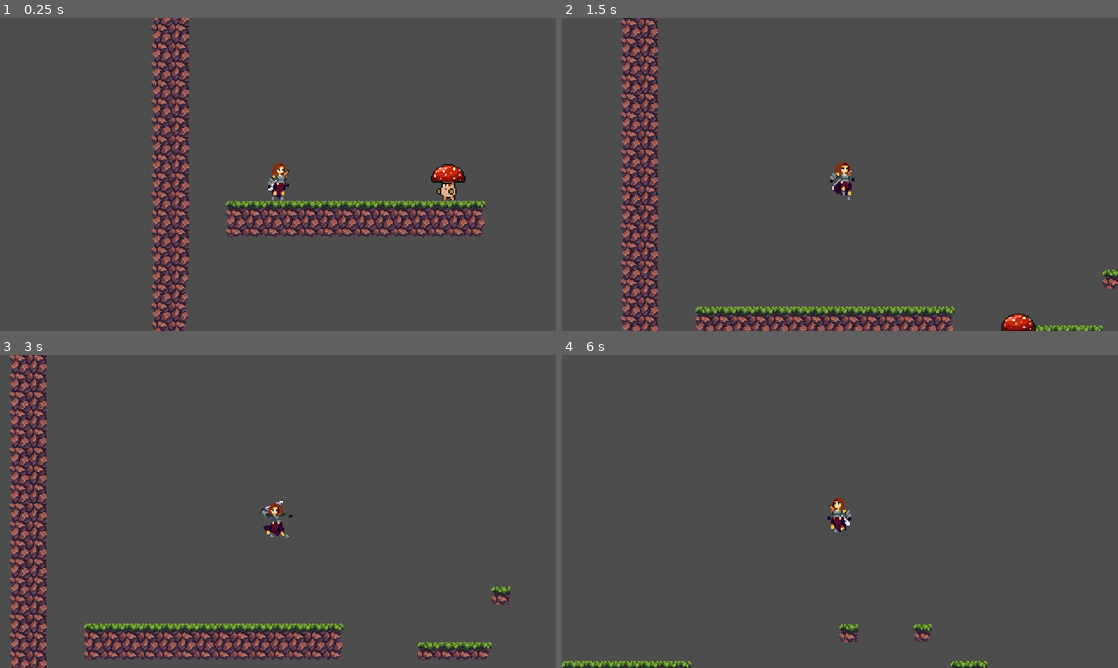
Above: before the commit, frames 1-4 (two rows, left to right).
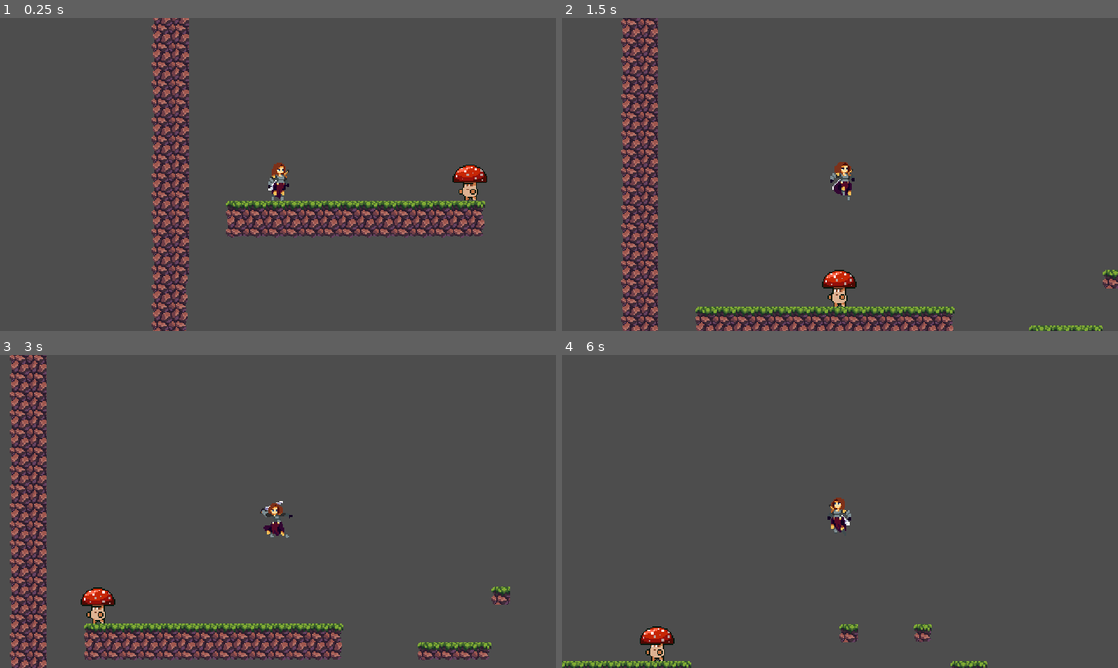
Above: after the commit, the same moments.

Repository: mikalightsmith/PixelLand
Game: Godot game, scene res://scenes/world.tscn
Two runs of this game, one before a commit and one after it. Both use one fixed random seed, a clock stepped at 60 frames per second and the inputs below.
Inputs:
- Up to frame 1 (0.25 s): no input
- Up to frame 2 (1.5 s): hold Right (move_right) from 0.53 s (still down); tap Space (attack) at 0.6 s; tap Up (jump) at 0.77, 1.07 s; tap Down (crouch) at 0.8, 1.35 s
- Up to frame 3 (3 s): tap Up (jump) at 1.52, 1.55, 1.82, 2.1 s; release Right (move_right) at 2.03 s; hold Left (move_left) 2.03-2.78 s; tap Space (attack) at 2.3, 2.85 s; hold Right (move_right) from 2.78 s (still down)
- Up to frame 4 (6 s): tap Up (jump) at 3.02, 3.32, 3.77, 3.8, 4.07, 4.52, 4.82, 5.85 s; tap Down (crouch) at 3.05, 3.6, 5.1 s; tap Enter at 4.25 s; release Right (move_right) at 4.28 s; hold Left (move_left) 4.28-5.03 s; tap Space (attack) at 4.35 s; hold Right (move_right) 5.03-5.78 s; hold Left (move_left) from 5.78 s (still down)

The runs differ from the first frame. In frame 1, 0.8% of the frame differs, in the area x 77-88%, y 46-59%; in frame 2, 0.7%; in frame 3, 0.4%; in frame 4, 0.4%.

Commit message:
mushroom now stays on platforms

Diff:
--- a/scenes/mushroom.tscn
+++ b/scenes/mushroom.tscn
@@ -2,7 +2,9 @@
 
 [ext_resource type="Script" path="res://scripts/mushroom.gd" id="1_hki7r"]
 [ext_resource type="Texture2D" uid="uid://b586jykoyckhl" path="res://assets/mushroom/Mushroom-Idle.png" id="2_hf3im"]
-[ext_resource type="Shape2D" uid="uid://ca78jjl26wxg1" path="res://resources/warrior_standing_cshape.tres" id="3_4uwyb"]
+
+[sub_resource type="RectangleShape2D" id="RectangleShape2D_jivaa"]
+size = Vector2(21, 31)
 
 [sub_resource type="Animation" id="Animation_y0iaq"]
 length = 0.001
@@ -118,21 +120,38 @@
 script = ExtResource("1_hki7r")
 
 [node name="Sprite2D" type="Sprite2D" parent="."]
+z_index = -1
 position = Vector2(0, -32)
 texture = ExtResource("2_hf3im")
 hframes = 7
 
 [node name="CollisionShape2D" type="CollisionShape2D" parent="."]
-position = Vector2(0, -15.25)
-shape = ExtResource("3_4uwyb")
+position = Vector2(-0.5, -15.5)
+shape = SubResource("RectangleShape2D_jivaa")
 
-[node name="crouch_raycast_1" type="RayCast2D" parent="."]
-position = Vector2(-7, -7)
-target_position = Vector2(0, -24)
+[node name="down_raycast_1" type="RayCast2D" parent="."]
+position = Vector2(-11, -15)
+target_position = Vector2(0, 16)
 
-[node name="crouch_raycast_2" type="RayCast2D" parent="."]
-position = Vector2(7, -8)
-target_position = Vector2(0, -23)
+[node name="down_raycast_2" type="RayCast2D" parent="."]
+position = Vector2(10, -15)
+target_position = Vector2(0, 16)
+
+[node name="right_raycast_1" type="RayCast2D" parent="."]
+position = Vector2(0, -31)
+target_position = Vector2(14, 0)
+
+[node name="right_raycast_2" type="RayCast2D" parent="."]
+position = Vector2(0, -2)
+target_position = Vector2(14, 0)
+
+[node name="left_raycast_1" type="RayCast2D" parent="."]
+position = Vector2(0, -31)
+target_position = Vector2(-15, 0)
+
+[node name="left_raycast_2" type="RayCast2D" parent="."]
+position = Vector2(0, -2)
+target_position = Vector2(-15, 0)
 
 [node name="AttackTimer" type="Timer" parent="."]
 wait_time = 0.4
--- a/scripts/mushroom.gd
+++ b/scripts/mushroom.gd
@@ -7,18 +7,18 @@
 @onready var ap = $AnimationPlayer
 @onready var sprite = $Sprite2D
 @onready var cshape = $CollisionShape2D
-@onready var crouch_raycast_1 = $crouch_raycast_1
-@onready var crouch_raycast_2 = $crouch_raycast_2
+@onready var down_raycast_1 = $down_raycast_1
+@onready var down_raycast_2 = $down_raycast_2
+@onready var right_raycast_1 = $right_raycast_1
+@onready var right_raycast_2 = $right_raycast_2
+@onready var left_raycast_1 = $left_raycast_1
+@onready var left_raycast_2 = $left_raycast_2
 @onready var attack_timer = $AttackTimer
 
 var gravity = ProjectSettings.get_setting("physics/2d/default_gravity")
 
-var is_crouching = false
-var stuck_under_object = false
+var direction = 1
 var is_attacking = false
-
-var standing_cshape = preload("res://resources/warrior_standing_cshape.tres")
-var crouching_cshape = preload("res://resources/warrior_crouching_cshape.tres")
 
 func _process(delta):
 	pass
@@ -29,85 +29,27 @@
 		if velocity.y > 1000:
 			velocity.y = 1000
 
-	if Input.is_action_just_pressed("attack"):
-		is_attacking = true
-		attack_timer.start()
+	if direction == 1 && !down_raycast_2.is_colliding():
+		direction = -1
 
-	if is_attacking && attack_timer.is_stopped():
-		is_attacking = false
+	if direction == -1 && !down_raycast_1.is_colliding():
+		direction = 1
 
-
-	var direction = Input.get_axis("move_left", "move_right")
-
-	if is_attacking:
-		direction = 0
-
-	if direction:
-		velocity.x = direction * speed
-	else:
-		velocity.x = move_toward(velocity.x, 0, speed)
-
-	if direction != 0:
-		set_direction(direction)
-
-	if Input.is_action_just_pressed("crouch"):
-		crouch()
-		stuck_under_object = false
-	if Input.is_action_just_released("crouch"):
-		if above_head_is_empty():
-			stand()
-		else:
-			stuck_under_object = true
-
-	if stuck_under_object && above_head_is_empty():
-		stand()
-		stuck_under_object = false
+	velocity.x = speed * direction * 0.5
 
 	move_and_slide()
 
-	update_animations(direction)
+	update_animations()
 
-func above_head_is_empty() -> bool:
-	return not crouch_raycast_1.is_colliding() and not crouch_raycast_2.is_colliding()
-
-func update_animations(direction):
+func update_animations():
 	if is_attacking:
 		ap.play("attack")
 	elif is_on_floor():
-		if direction == 0:
-			if is_crouching:
-				ap.play("crouch")
-			else:
-				ap.play("idle")
+		if velocity.x == 0:
+			ap.play("idle")
 		else:
-			if is_crouching:
-				ap.play("slide")
-			else:
-				ap.play("run")
-	else:
-		if is_crouching:
-			ap.play("crouch")
-
-		else:
-			if velocity.y < 0:
-				ap.play("jump")
-			elif velocity.y > 0:
-				ap.play("fall")
+			ap.play("run")
 
 func set_direction(direction):
 	sprite.flip_h = direction < 0
 	sprite.position.x = -7 if direction < 0 else 7
-
-func crouch():
-	if is_crouching:
-		return
-	is_crouching = true
-	cshape.shape = crouching_cshape
-	cshape.position.y = -8
-
-func stand():
-	if not is_crouching:
-		return
-	is_crouching = false
-	cshape.shape = standing_cshape
-	cshape.position.y = -16
